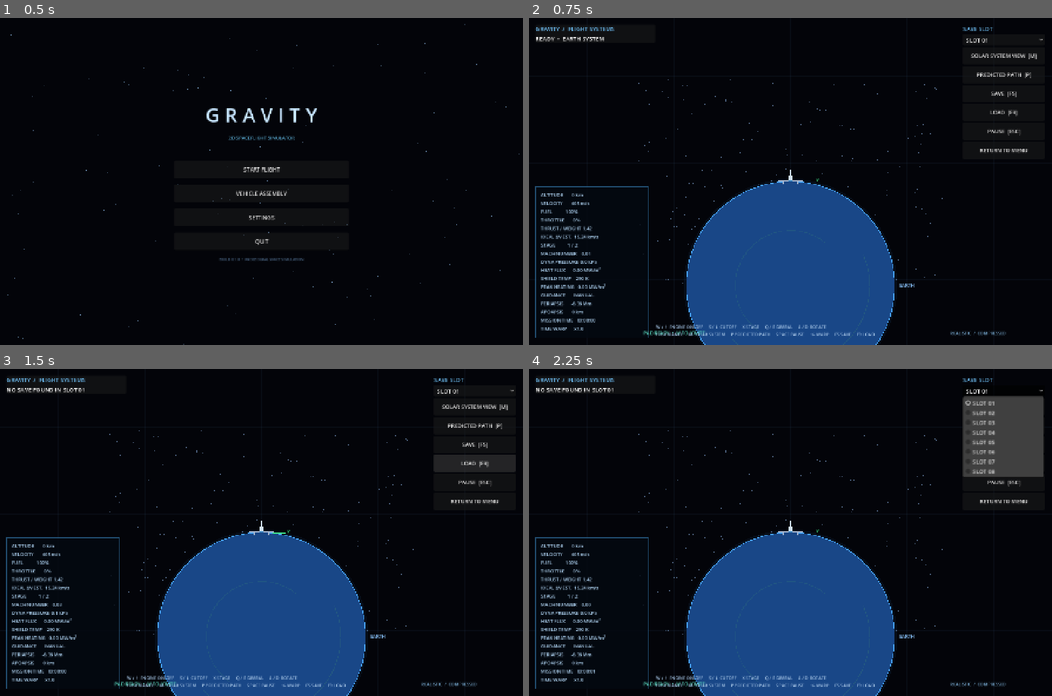
Above: before the commit, frames 1-4 (two rows, left to right).
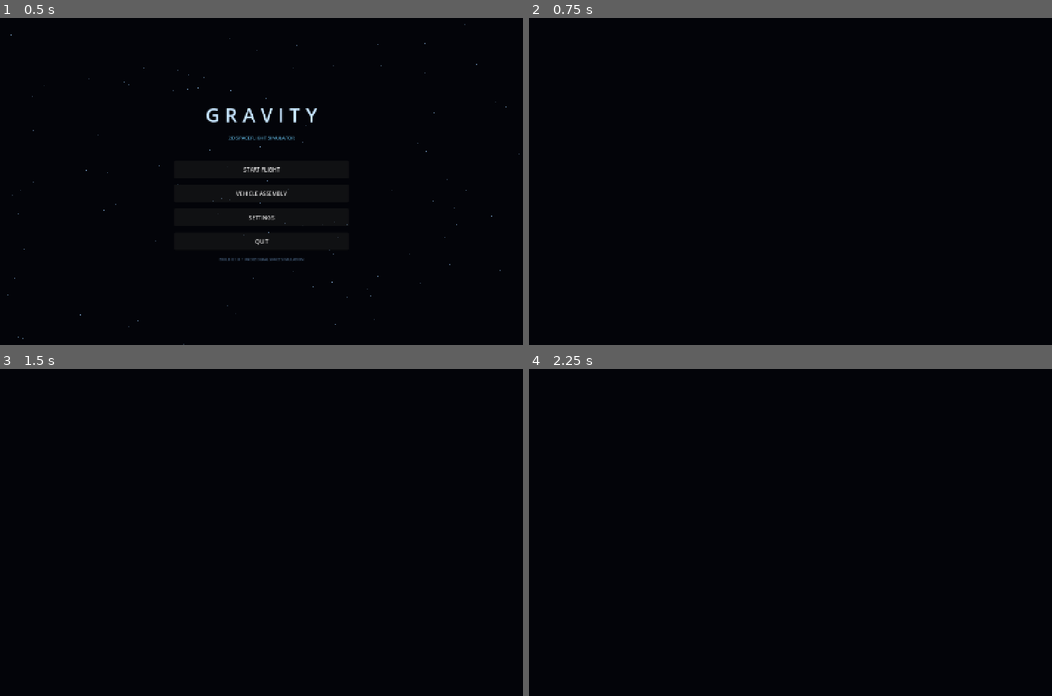
Above: after the commit, the same moments.

Repository: Blagos1195/Gravity-simulator
Game: Godot game, scene res://scenes/main.tscn
Same seed, same stepped clock (60 frames per second), same inputs: the game is played once before the commit and once after it.
Inputs (mouse positions are in pixels of both pictures, inside the frame that each line leads up to):
- Up to frame 1 (0.5 s): no input
- Up to frame 2 (0.75 s): click "START FLIGHT" at 0.5 s
- Up to frame 3 (1.5 s): click (475, 463) at 1.25 s, where only the run before the commit has a clickable "LOAD [F9]"
- Up to frame 4 (2.25 s): click (1004, 391) at 2 s, where only the run before the commit has a clickable "SLOT 01"

Frame 1 is identical in both runs. In frame 2, 20% of the frame differs, in the area x 1-99%, y 2-100%; in frame 3, 21%; in frame 4, 23%.
Error after the commit: Parse Error: Too many arguments for "maxf()" call. Expected at most 2 but received 3. (res://scripts/simulation_view.gd:257)

Commit message:
Add target-orbit ascent autopilot

Diff:
--- a/Gravity/scripts/simulation_view.gd
+++ b/Gravity/scripts/simulation_view.gd
@@ -2,6 +2,7 @@
 
 const PlanetarySystem = preload("res://scripts/planetary_system.gd")
 const RocketDesign = preload("res://scripts/rocket_design.gd")
+const FlightComputer = preload("res://scripts/flight_computer.gd")
 const G := PlanetarySystem.G
 const EARTH_MASS := PlanetarySystem.EARTH_MASS
 const EARTH_RADIUS := PlanetarySystem.EARTH_RADIUS
@@ -27,6 +28,9 @@
 var throttle := 0.0
 var gimbal_angle := 0.0
 var guidance_enabled := false
+var autopilot_enabled := false
+var autopilot_target_altitude := 200000.0
+var autopilot_complete := false
 var heat_flux_mw := 0.0
 var heat_shield_temperature := 290.0
 var peak_heat_flux_mw := 0.0
@@ -235,13 +239,28 @@
 func _update_guidance(dt: float) -> void:
 	var radial := rocket_position.normalized()
 	var altitude := maxf(0.0, rocket_position.length() - EARTH_RADIUS)
+	var tangent := Vector2(-radial.y, radial.x)
 	var pitch_above_horizon := lerpf(90.0, 5.0, clampf(altitude / 100000.0, 0.0, 1.0))
-	if velocity.length() > 1500.0:
+	if autopilot_enabled:
+		var orbit := FlightComputer.orbital_state(rocket_position, velocity)
+		var target_radius := EARTH_RADIUS + autopilot_target_altitude
+		if bool(orbit.get("bound", false)) and float(orbit.get("apoapsis", 0.0)) >= target_radius * 0.998 and altitude > 70000.0:
+			thrust_key_down = false
+			autopilot_complete = true
+			var prograde := velocity.normalized()
+			var target_rotation := prograde.angle() - Vector2.UP.angle()
+			rotation_angle = lerp_angle(rotation_angle, target_rotation, clampf(dt * 0.8, 0.0, 1.0))
+			return
+		var apoapsis := float(orbit.get("apoapsis", 0.0))
+		var apoapsis_fraction := clampf((apoapsis - EARTH_RADIUS) / maxf(1.0, autopilot_target_altitude), 0.0, 1.0) if is_finite(apoapsis) else 0.0
+		var speed_fraction := clampf(velocity.length() / 7800.0, 0.0, 1.0)
+		pitch_above_horizon = lerpf(90.0, 2.0, clampf(maxf(altitude / maxf(1.0, autopilot_target_altitude), apoapsis_fraction * 0.92, speed_fraction * 0.9), 0.0, 1.0))
+		thrust_key_down = fuel > 0.0 and not autopilot_complete
+	elif velocity.length() > 1500.0:
 		pitch_above_horizon = minf(pitch_above_horizon, 12.0)
-	var tangent := Vector2(-radial.y, radial.x)
 	var target_direction := radial * sin(deg_to_rad(pitch_above_horizon)) + tangent * cos(deg_to_rad(pitch_above_horizon))
 	var target_rotation := target_direction.angle() - Vector2.UP.angle()
-	rotation_angle = lerp_angle(rotation_angle, target_rotation, clampf(dt * 0.08, 0.0, 1.0))
+	rotation_angle = lerp_angle(rotation_angle, target_rotation, clampf(dt * (0.08 if not autopilot_enabled else 0.35), 0.0, 1.0))
 
 func _input(event: InputEvent) -> void:
 	if event is InputEventKey:
@@ -587,6 +606,9 @@
 		"discarded_stage_mass": discarded_stage_mass,
 		"gimbal_angle": gimbal_angle,
 		"guidance_enabled": guidance_enabled,
+		"autopilot_enabled": autopilot_enabled,
+		"autopilot_target_altitude": autopilot_target_altitude,
+		"autopilot_complete": autopilot_complete,
 		"heat_shield_temperature": heat_shield_temperature,
 		"peak_heat_flux_mw": peak_heat_flux_mw,
 		"throttle": throttle,
@@ -610,6 +632,9 @@
 	discarded_stage_mass = float(data.get("discarded_stage_mass", 0.0))
 	gimbal_angle = float(data.get("gimbal_angle", 0.0))
 	guidance_enabled = bool(data.get("guidance_enabled", false))
+	autopilot_enabled = bool(data.get("autopilot_enabled", false))
+	autopilot_target_altitude = float(data.get("autopilot_target_altitude", 200000.0))
+	autopilot_complete = bool(data.get("autopilot_complete", false))
 	heat_shield_temperature = float(data.get("heat_shield_temperature", 290.0))
 	peak_heat_flux_mw = float(data.get("peak_heat_flux_mw", 0.0))
 	throttle = float(data.get("throttle", 0.0))
